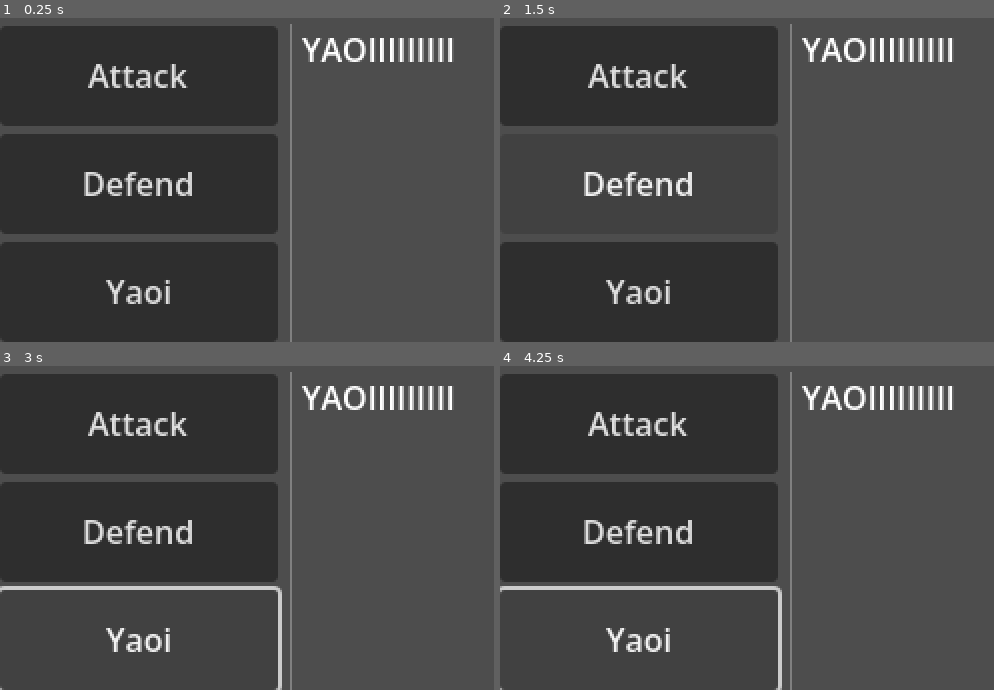
Above: before the commit, frames 1-4 (two rows, left to right).
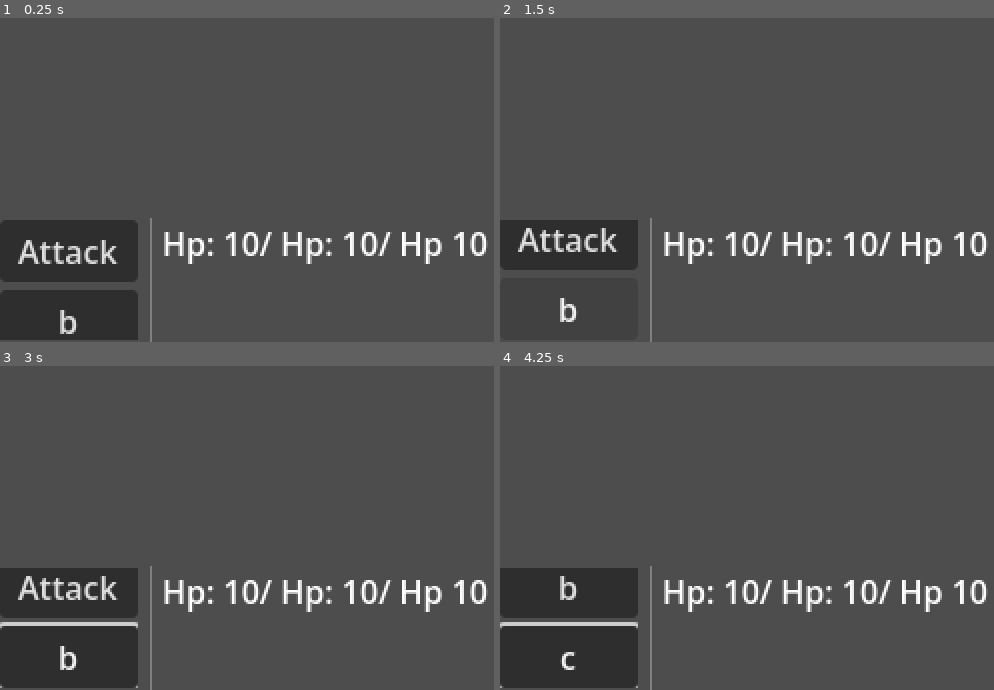
Above: after the commit, the same moments.

Repository: SatLess/GO-2025
Game: Godot game, scene res://Battle/battleBase.tscn
The game is run twice, just before and just after one commit, with the same random seed, the same clock (stepped at 60 frames per second) and the same inputs. This scene is started directly instead of the project's main scene.
Inputs (mouse positions are in pixels of both pictures, inside the frame that each line leads up to):
- Up to frame 1 (0.25 s): no input
- Up to frame 2 (1.5 s): click "Attack" at 0.5 s; click "Defend" (after the commit: "b") at 1.25 s
- Up to frame 3 (3 s): click (138, 641) at 2 s, where only the run before the commit has a clickable "Yaoi"; tap Enter at 2.75 s; hold Right (ui_right) from 2.78 s (still down); tap Z (interact) at 2.85 s
- Up to frame 4 (4.25 s): tap Space at 3.5 s; release Right (ui_right) at 3.53 s; hold Down (ui_down) from 3.53 s (still down); tap Z (interact) at 3.6 s

The runs differ from the first frame. In frame 1, 48% of the frame differs, in the area x 0-99%, y 1-100%; in frame 2, 32%; in frame 3, 39%; in frame 4, 39%.

Commit message:
Configured base battle
Kinda insecure the sceen size will be small though

Diff:
--- a/Battle/battleBase.tscn
+++ b/Battle/battleBase.tscn
@@ -1,4 +1,48 @@
-[gd_scene format=3 uid="uid://dnwqvbvuyhrr8"]
+[gd_scene load_steps=8 format=3 uid="uid://dnwqvbvuyhrr8"]
+
+[sub_resource type="ImageTexture" id="ImageTexture_xqaf2"]
+
+[sub_resource type="StyleBoxEmpty" id="StyleBoxEmpty_e0qrb"]
+
+[sub_resource type="StyleBoxEmpty" id="StyleBoxEmpty_05ut4"]
+
+[sub_resource type="StyleBoxEmpty" id="StyleBoxEmpty_u2el4"]
+
+[sub_resource type="StyleBoxEmpty" id="StyleBoxEmpty_bnh22"]
+
+[sub_resource type="StyleBoxFlat" id="StyleBoxFlat_wf8q7"]
+content_margin_left = 4.0
+content_margin_top = 4.0
+content_margin_right = 4.0
+content_margin_bottom = 4.0
+bg_color = Color(1, 1, 1, 0.75)
+draw_center = false
+border_width_left = 2
+border_width_top = 2
+border_width_right = 2
+border_width_bottom = 2
+corner_radius_top_left = 3
+corner_radius_top_right = 3
+corner_radius_bottom_right = 3
+corner_radius_bottom_left = 3
+corner_detail = 5
+expand_margin_left = 2.0
+expand_margin_top = 2.0
+expand_margin_right = 2.0
+expand_margin_bottom = 2.0
+
+[sub_resource type="Theme" id="Theme_465r4"]
+VScrollBar/icons/decrement = SubResource("ImageTexture_xqaf2")
+VScrollBar/icons/decrement_highlight = SubResource("ImageTexture_xqaf2")
+VScrollBar/icons/decrement_pressed = SubResource("ImageTexture_xqaf2")
+VScrollBar/icons/increment = SubResource("ImageTexture_xqaf2")
+VScrollBar/icons/increment_highlight = SubResource("ImageTexture_xqaf2")
+VScrollBar/icons/increment_pressed = SubResource("ImageTexture_xqaf2")
+VScrollBar/styles/grabber = SubResource("StyleBoxEmpty_e0qrb")
+VScrollBar/styles/grabber_highlight = SubResource("StyleBoxEmpty_05ut4")
+VScrollBar/styles/grabber_pressed = SubResource("StyleBoxEmpty_u2el4")
+VScrollBar/styles/scroll = SubResource("StyleBoxEmpty_bnh22")
+VScrollBar/styles/scroll_focus = SubResource("StyleBoxFlat_wf8q7")
 
 [node name="BattleBase" type="Control" unique_id=172919858]
 layout_mode = 3
@@ -19,37 +63,54 @@
 [node name="BoxContainer" type="BoxContainer" parent="." unique_id=192725642]
 layout_mode = 1
 anchors_preset = -1
-anchor_top = 0.6898148
+anchor_top = 0.74583334
 anchor_right = 1.0
-anchor_bottom = 1.0
+anchor_bottom = 0.99583334
 grow_horizontal = 2
 grow_vertical = 0
 metadata/_edit_use_anchors_ = true
 
-[node name="Options" type="VBoxContainer" parent="BoxContainer" unique_id=863799234]
+[node name="ScrollContainer" type="ScrollContainer" parent="BoxContainer" unique_id=209685414]
 layout_mode = 2
 size_flags_horizontal = 3
+theme = SubResource("Theme_465r4")
+follow_focus = true
 
-[node name="Button" type="Button" parent="BoxContainer/Options" unique_id=1784363888]
-custom_minimum_size = Vector2(20, 50)
+[node name="Options" type="VBoxContainer" parent="BoxContainer/ScrollContainer" unique_id=1496556256]
+layout_mode = 2
+size_flags_horizontal = 3
+size_flags_vertical = 3
+
+[node name="Button" type="Button" parent="BoxContainer/ScrollContainer/Options" unique_id=143870015]
 layout_mode = 2
 text = "Attack"
 
-[node name="Button2" type="Button" parent="BoxContainer/Options" unique_id=1902623321]
-custom_minimum_size = Vector2(20, 50)
+[node name="Button2" type="Button" parent="BoxContainer/ScrollContainer/Options" unique_id=1713369791]
 layout_mode = 2
-text = "Defend"
+text = "b
+"
 
-[node name="Button3" type="Button" parent="BoxContainer/Options" unique_id=930914020]
-custom_minimum_size = Vector2(20, 50)
+[node name="Button3" type="Button" parent="BoxContainer/ScrollContainer/Options" unique_id=153481751]
 layout_mode = 2
-text = "Yaoi"
+text = "c"
+
+[node name="Button4" type="Button" parent="BoxContainer/ScrollContainer/Options" unique_id=1620582216]
+layout_mode = 2
+text = "d
+"
 
 [node name="VSeparator" type="VSeparator" parent="BoxContainer" unique_id=2112921487]
 layout_mode = 2
 
-[node name="VBoxContainer2" type="RichTextLabel" parent="BoxContainer" unique_id=1679868194]
+[node name="Dialogue" type="RichTextLabel" parent="BoxContainer" unique_id=1679868194]
+visible = false
 layout_mode = 2
 size_flags_horizontal = 3
-size_flags_stretch_ratio = 1.5
-text = "YAOIIIIIIIII"
+size_flags_stretch_ratio = 4.0
+text = "Im trying btw, it might not work out buuuuuuut its gonna be okkk"
+
+[node name="Party Stats" type="RichTextLabel" parent="BoxContainer" unique_id=1491378637]
+layout_mode = 2
+size_flags_horizontal = 3
+size_flags_stretch_ratio = 4.0
+text = "Hp: 10/ Hp: 10/ Hp 10"
